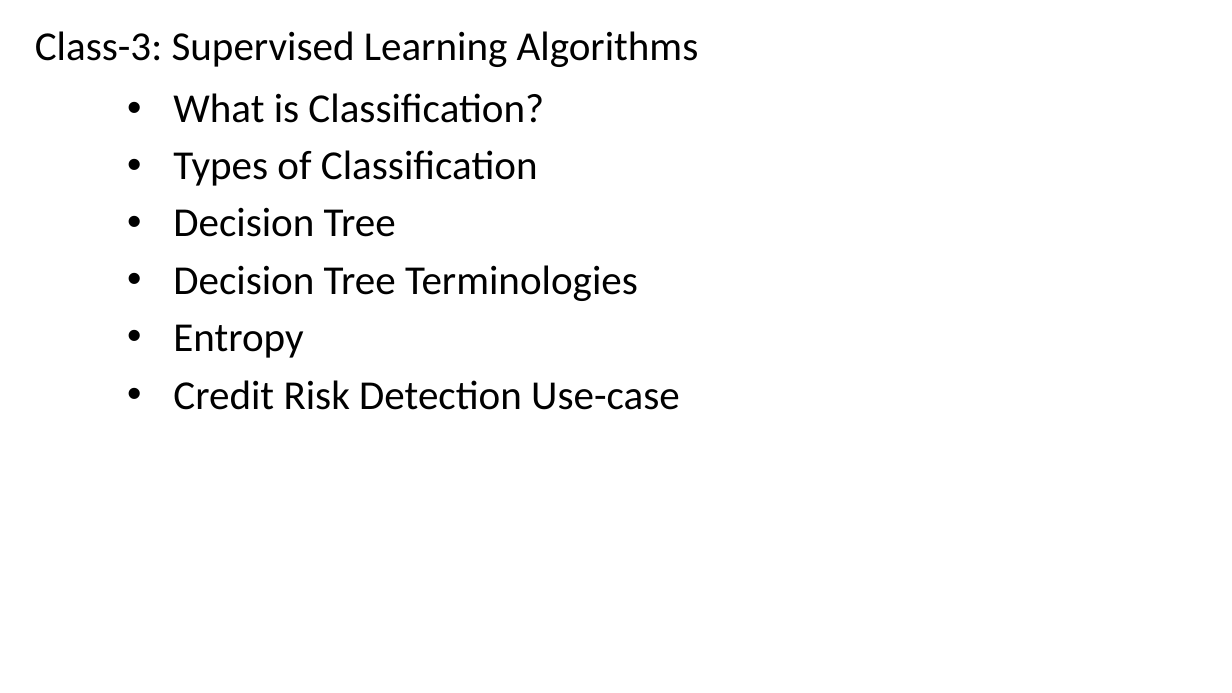
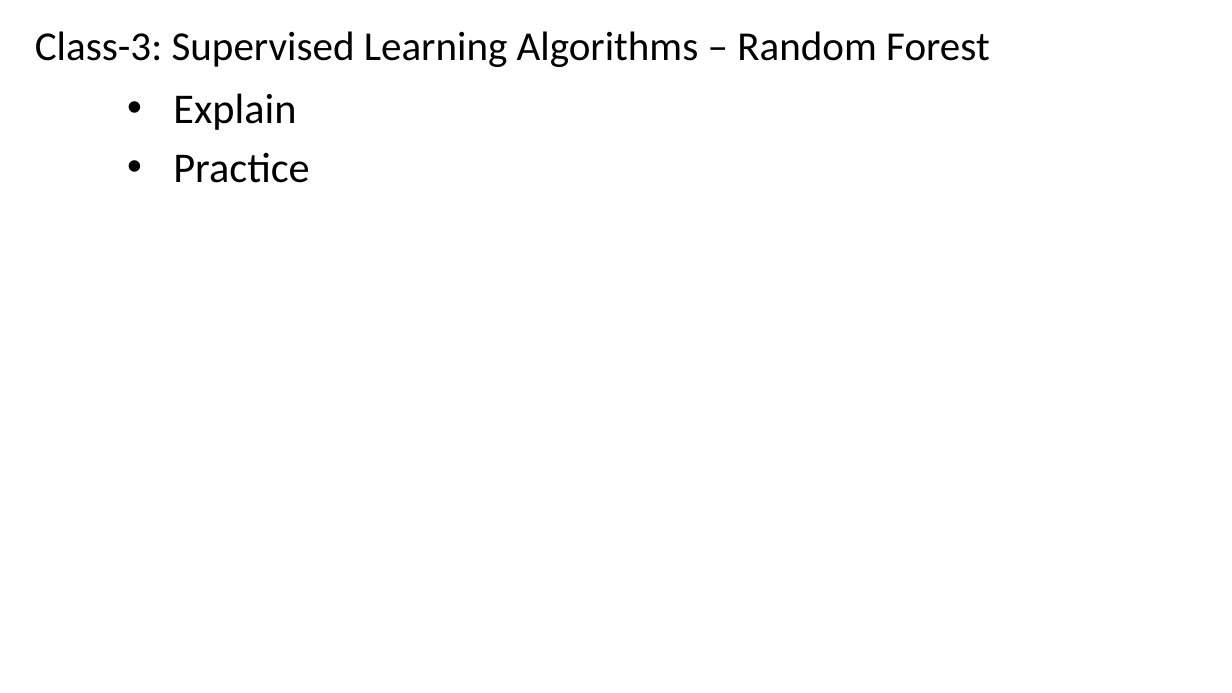
Before and after one commit to renshan2/accesspy, a slide deck: slide 32 of AI-ML-DL/Machine Learning.pptx (slide 25 before the commit). Drawn at 1232x693 pixels with LibreOffice and Linux fonts; fonts in the diff are those of the drawing. Boxes give left, top, right and bottom in pixels: in the first picture for what was removed or moved away, otherwise in the second. Text is boxed around its words. In the diff, an @@ line names an element or a change of style, - is before the commit and + after.

```diff
--- a/AI-ML-DL/Machine Learning.pptx
+++ b/AI-ML-DL/Machine Learning.pptx
@@ text at (35, 31, 990, 67): text changed @@
-Class-3: Supervised Learning Algorithms
+Class-3: Supervised Learning Algorithms – Random Forest
@@ subtitle at (173, 93, 309, 183): text changed; size 32 to 33 pt @@
-• What is Classification?
-• Types of Classification
-• Decision Tree
-• Decision Tree Terminologies
-• Entropy
-• Credit Risk Detection Use-case
+• Explain
+• Practice
```
Also in this commit, not shown: 7 other slides changed, 8 slides added, 4 other files.
